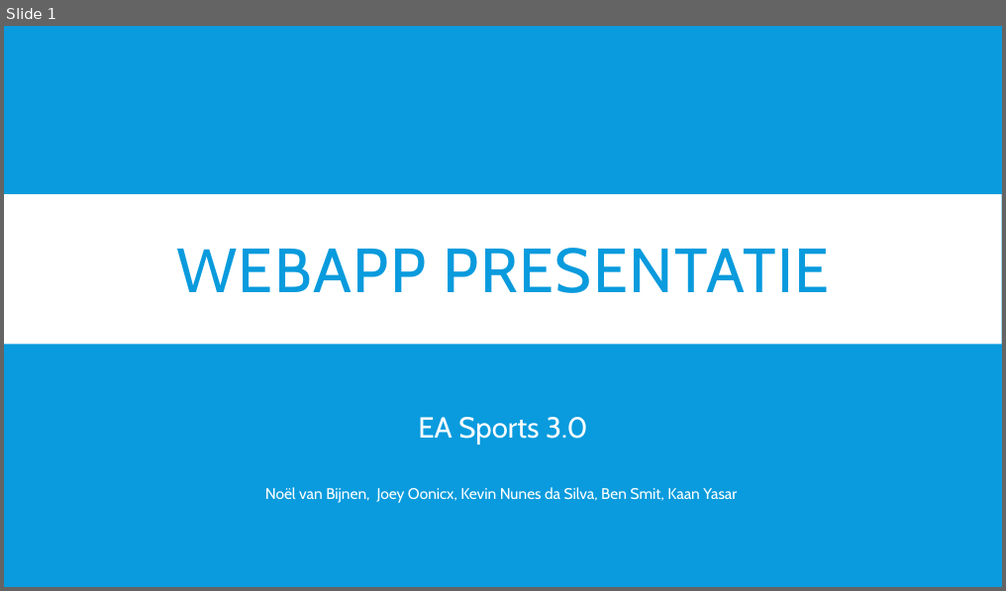
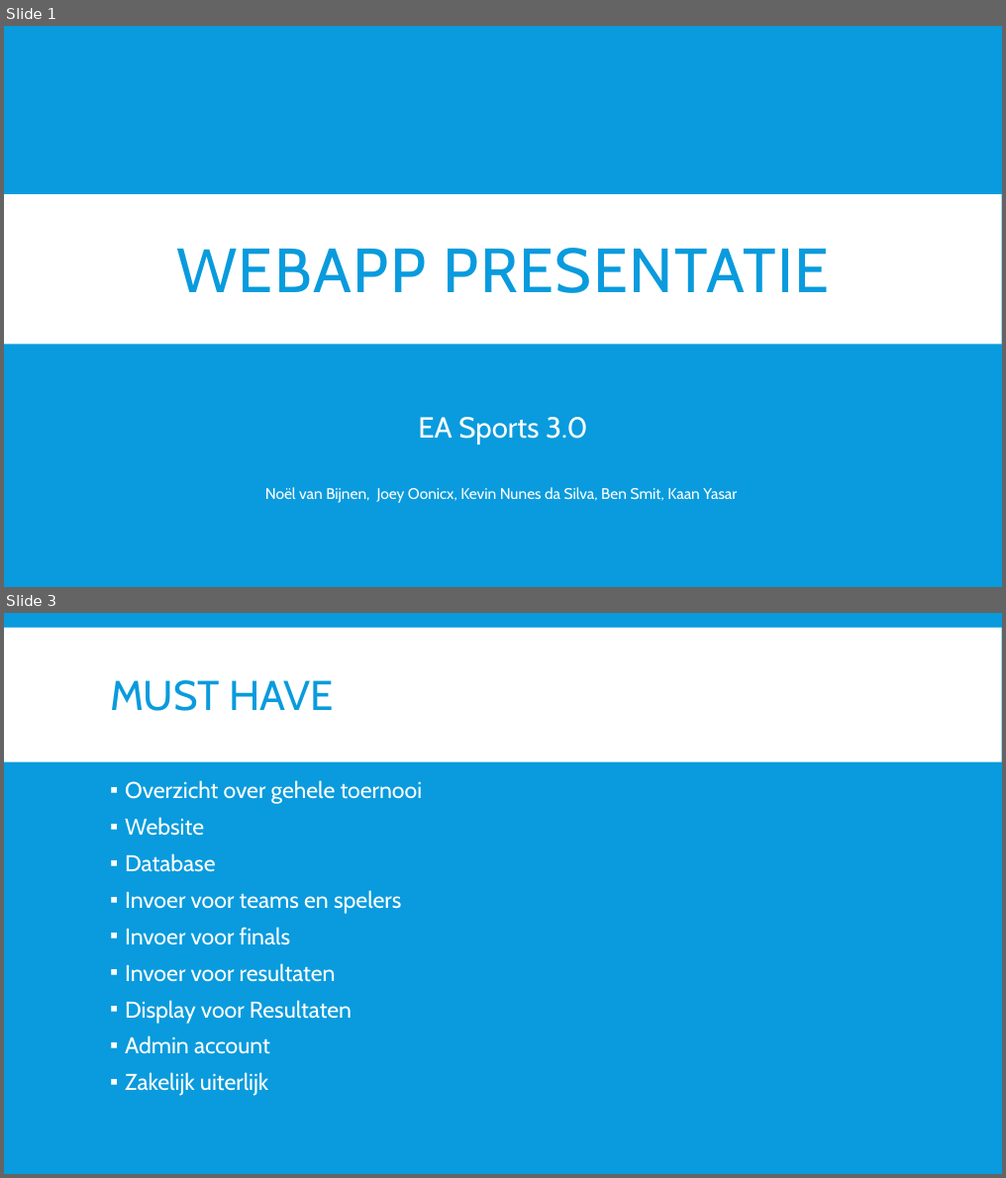
Before and after one commit to EA-Sports-3-0/project_fifa, a slide deck: Documents/presentaties/Webapp-presentatie.pptx. Shown one above the other, each under a label of ours: slide 1 before the commit, slides 1 and 3 after it; the slides between them are not shown. The pictures are 1006x591 and 1006x1178 pixels, drawn with LibreOffice and Linux fonts; fonts in the diff are those of the drawing. Boxes give left, top, right and bottom in pixels: in the first picture for what was removed or moved away, otherwise in the second. Text is boxed around its words. In the diff, an @@ line names an element or a change of style, - is before the commit and + after.

```diff
--- a/Documents/presentaties/Webapp-presentatie.pptx
+++ b/Documents/presentaties/Webapp-presentatie.pptx
@@ slide 3 added at [4, 613, 1002, 1174], background #099BDD @@
@@ rectangle added at [4, 627, 1002, 761], fill #FFFFFF @@
@@ title added at [110, 680, 333, 711], 40 pt, text #099BDD @@
+MUST HAVE
@@ text added at [125, 780, 423, 1096], 22 pt, text #FFFFFF @@
+▪ Overzicht over gehele toernooi
+▪ Website
+▪ Database
+▪ Invoer voor teams en spelers
+▪ Invoer voor finals
+▪ Invoer voor resultaten
+▪ Display voor Resultaten
+▪ Admin account
+▪ Zakelijk uiterlijk
```
Also in this commit, not shown: 4 other slides added, 1 slide removed, 1 other file.
